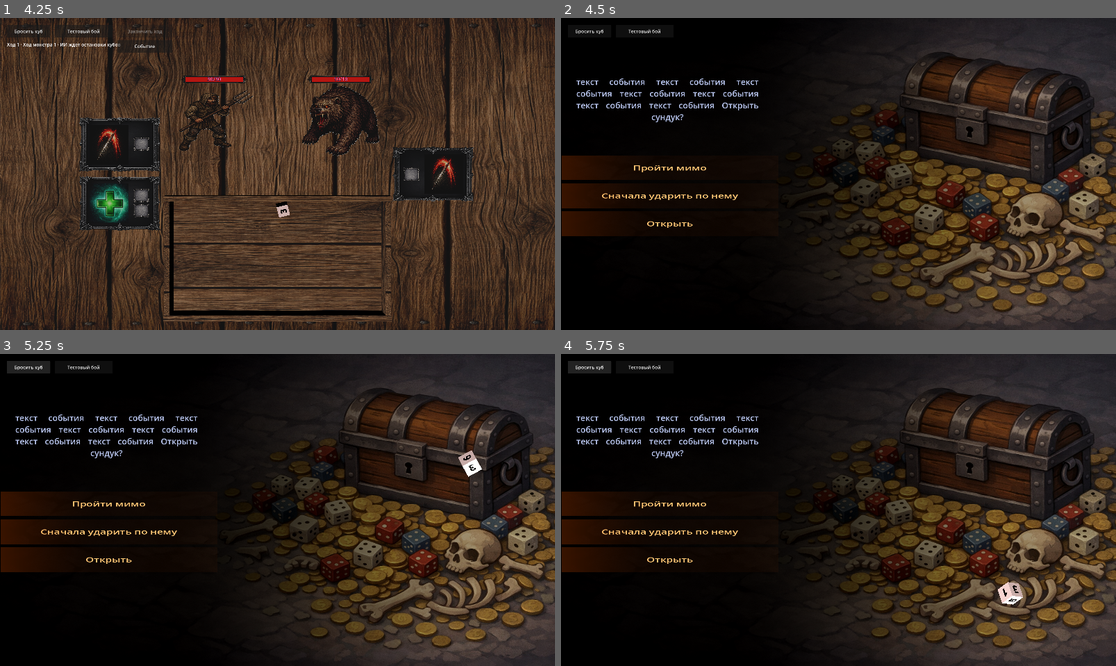
Above: before the commit, frames 1-4 (two rows, left to right).
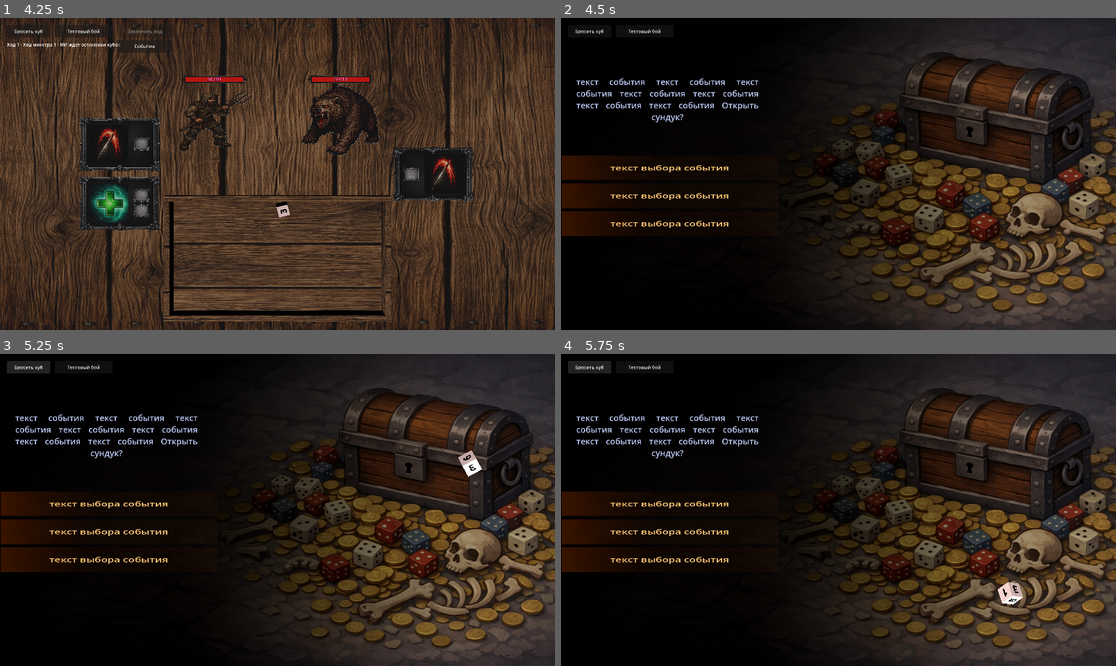
Above: after the commit, the same moments.

Repository: olegbogai-web/dicegame
Game: Godot game, scene res://scenes/board.tscn
Same seed, same stepped clock (60 frames per second), same inputs: the game is played once before the commit and once after it.
Inputs:
- Up to frame 1 (4.25 s): click "Бросить куб" at 0.5 s; click "Тестовый бой" at 1.25 s; click "Бросить куб" at 2 s; click "Тестовый бой" at 2.75 s; click "Закончить ход" at 3.5 s
- Up to frame 2 (4.5 s): click "Событие" at 4.25 s
- Up to frame 3 (5.25 s): click "Бросить куб" at 5 s
- Up to frame 4 (5.75 s): no input

Frame 1 is identical in both runs. In frame 2, 0.6% of the frame differs, in the area x 7-32%, y 46-68%; in frame 3, 0.6%; in frame 4, 0.6%.
Error after the commit: Invalid assignment of property or key 'modulate' with value of type 'Color' on a base object of type 'MeshInstance3D'. (res://scenes/scripts/event_room_control…

Commit message:
Improve event choice hover/click and fit dice face icons

Diff:
--- a/content/dice/view/dice_face_view.gd
+++ b/content/dice/view/dice_face_view.gd
@@ -38,7 +38,7 @@
 			if face_definition.icon != null:
 				_icon_sprite.texture = face_definition.icon
 				_icon_sprite.modulate = face_definition.overlay_tint
-				_icon_sprite.pixel_size = max(min_size / 128.0, 0.0001)
+				_fit_sprite_to_face(_icon_sprite, face_definition.icon, face_size)
 				_icon_sprite.visible = true
 		DiceFaceDefinition.ContentType.TEXT:
 			_label.text = face_definition.text_value
@@ -94,3 +94,17 @@
 	texture.width = 128
 	texture.height = 128
 	return texture
+
+
+func _fit_sprite_to_face(sprite: Sprite3D, texture: Texture2D, face_size: Vector2) -> void:
+	var texture_size := texture.get_size()
+	if texture_size.x <= 0.0 or texture_size.y <= 0.0:
+		sprite.pixel_size = 0.0001
+		sprite.scale = Vector3.ONE
+		return
+	sprite.pixel_size = 1.0
+	sprite.scale = Vector3(
+		face_size.x / texture_size.x,
+		face_size.y / texture_size.y,
+		1.0
+	)
--- a/scenes/scripts/event_room_controller.gd
+++ b/scenes/scripts/event_room_controller.gd
@@ -18,6 +18,8 @@
 const POSITIVE_FACE_ICON := preload("res://assets/material/green.png")
 const NEUTRAL_FACE_ICON := preload("res://assets/material/yelow.png")
 const NEGATIVE_FACE_ICON := preload("res://assets/material/red.png")
+const DEFAULT_CHOICE_MODULATE := Color(1.0, 1.0, 1.0, 1.0)
+const HOVER_CHOICE_MODULATE := Color(1.0, 0.96, 0.72, 1.0)
 
 @export var event_definition: EventDefinition
 
@@ -32,6 +34,7 @@
 var _result_anchor_transform := Transform3D.IDENTITY
 var _event_dice: Dice
 var _is_resolving := false
+var _hovered_choice_background: MeshInstance3D
 
 
 func _ready() -> void:
@@ -46,6 +49,7 @@
 		_camera.current = true
 	_collect_choice_entries()
 	_apply_event_definition()
+	set_process(true)
 
 
 func _collect_choice_entries() -> void:
@@ -55,11 +59,14 @@
 	for choice_background in _choices_root.get_children():
 		if not choice_background is MeshInstance3D:
 			continue
+		var body := choice_background.get_node_or_null(^"choice_body") as StaticBody3D
 		var label := choice_background.get_node_or_null(^"text_choice") as Label3D
-		if label == null:
-			continue
+		if body == null or label == null:
+			continue
+		choice_background.modulate = DEFAULT_CHOICE_MODULATE
 		_choice_entries.append({
 			"background": choice_background,
+			"body": body,
 			"label": label,
 			"base_scale": choice_background.scale,
 			"base_label_scale": label.scale,
@@ -114,26 +121,52 @@
 			_try_pick_choice(mouse_button.position)
 
 
+func _process(_delta: float) -> void:
+	if _is_resolving:
+		_set_hovered_choice(null)
+		return
+	var mouse_position := get_viewport().get_mouse_position()
+	var hovered_entry := _pick_choice_entry(mouse_position)
+	_set_hovered_choice(hovered_entry.get("background") as MeshInstance3D if not hovered_entry.is_empty() else null)
+
+
 func _try_pick_choice(mouse_position: Vector2) -> void:
+	var entry := _pick_choice_entry(mouse_position)
+	if entry.is_empty():
+		return
+	_on_choice_selected(entry.get("choice") as EventChoiceDefinition)
+
+
+func _pick_choice_entry(mouse_position: Vector2) -> Dictionary:
 	if _camera == null:
-		return
+		return {}
 	var space_state := get_world_3d().direct_space_state
 	var ray_origin := _camera.project_ray_origin(mouse_position)
 	var ray_direction := _camera.project_ray_normal(mouse_position)
 	var query := PhysicsRayQueryParameters3D.create(ray_origin, ray_origin + ray_direction * 200.0)
 	var hit := space_state.intersect_ray(query)
 	if hit.is_empty():
-		return
+		return {}
 	var collider := hit.get("collider") as Node
 	if collider == null:
-		return
+		return {}
 	for entry in _choice_entries:
-		var background := entry.get("background") as MeshInstance3D
-		if background == null:
-			continue
-		if collider == background or collider.get_parent() == background:
-			_on_choice_selected(entry.get("choice") as EventChoiceDefinition)
-			return
+		var body := entry.get("body") as StaticBody3D
+		if body == null:
+			continue
+		if collider == body:
+			return entry
+	return {}
+
+
+func _set_hovered_choice(background: MeshInstance3D) -> void:
+	if _hovered_choice_background == background:
+		return
+	if is_instance_valid(_hovered_choice_background):
+		_hovered_choice_background.modulate = DEFAULT_CHOICE_MODULATE
+	_hovered_choice_background = background
+	if is_instance_valid(_hovered_choice_background):
+		_hovered_choice_background.modulate = HOVER_CHOICE_MODULATE
 
 
 func _on_choice_selected(choice: EventChoiceDefinition) -> void:
